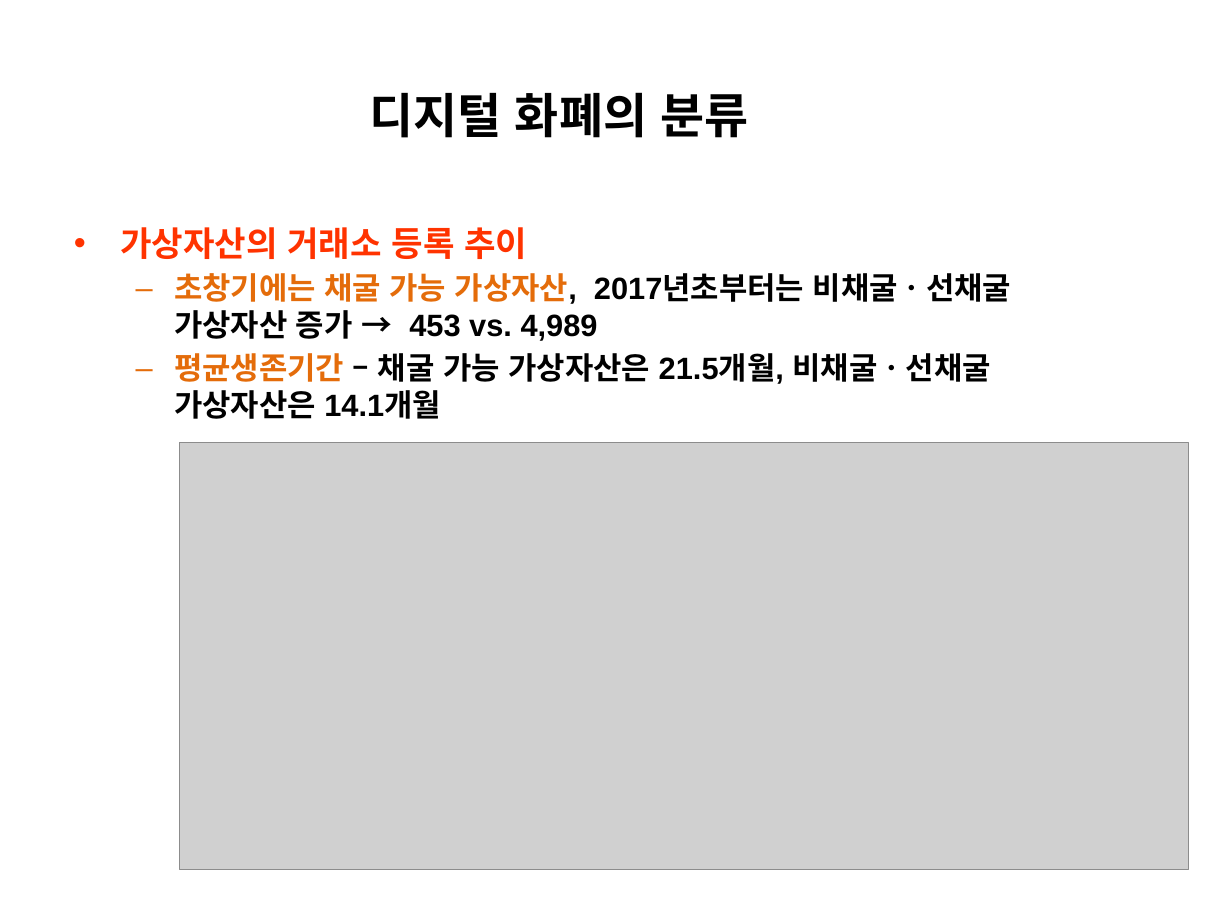
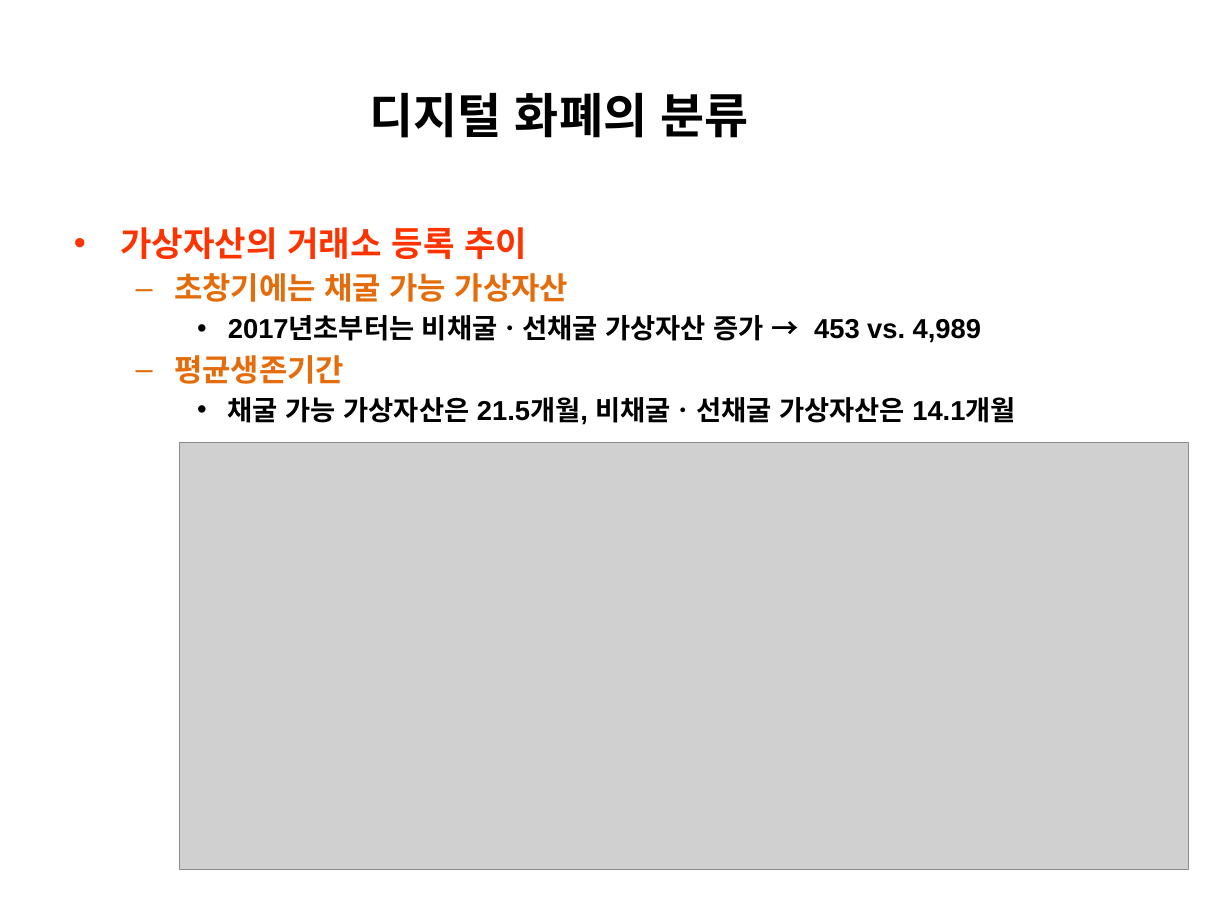
Before and after one commit to park-1927/course, a slide deck: slide 27 of 블록체인/2025-4-디지털 화폐의 분류.pptx (slide 29 before the commit). Drawn at 1232x924 pixels with LibreOffice and Linux fonts; fonts in the diff are those of the drawing; grey boxes stand for pictures. Boxes give left, top, right and bottom in pixels: in the first picture for what was removed or moved away, otherwise in the second. Text is boxed around its words. In the diff, an @@ line names an element or a change of style, - is before the commit and + after.

```diff
--- a/블록체인/2025-4-디지털 화폐의 분류.pptx
+++ b/블록체인/2025-4-디지털 화폐의 분류.pptx
@@ text at (174, 273, 1015, 425): text changed; size 18 to 16 pt @@
-  – 초창기에는 채굴 가능 가상자산, 2017년초부터는 비채굴ㆍ선채굴
-    가상자산 증가 → 453 vs. 4,989
-  – 평균생존기간 – 채굴 가능 가상자산은 21.5개월, 비채굴ㆍ선채굴
-    가상자산은 14.1개월
+  – 초창기에는 채굴 가능 가상자산
+    • 2017년초부터는 비채굴ㆍ선채굴 가상자산 증가 → 453 vs. 4,989
+  – 평균생존기간
+    • 채굴 가능 가상자산은 21.5개월, 비채굴ㆍ선채굴 가상자산은 14.1개월
```
Also in this commit, not shown: 25 other slides changed, 2 slides added, 2 slides removed, 4 other files.
